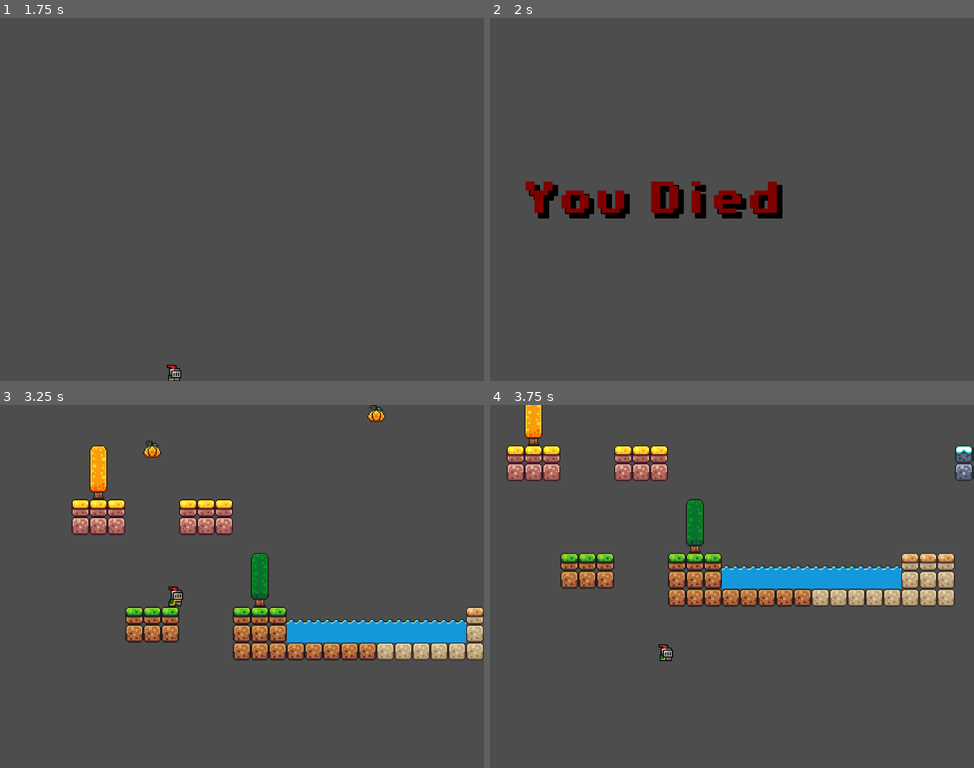
Above: before the commit, frames 1-4 (two rows, left to right).
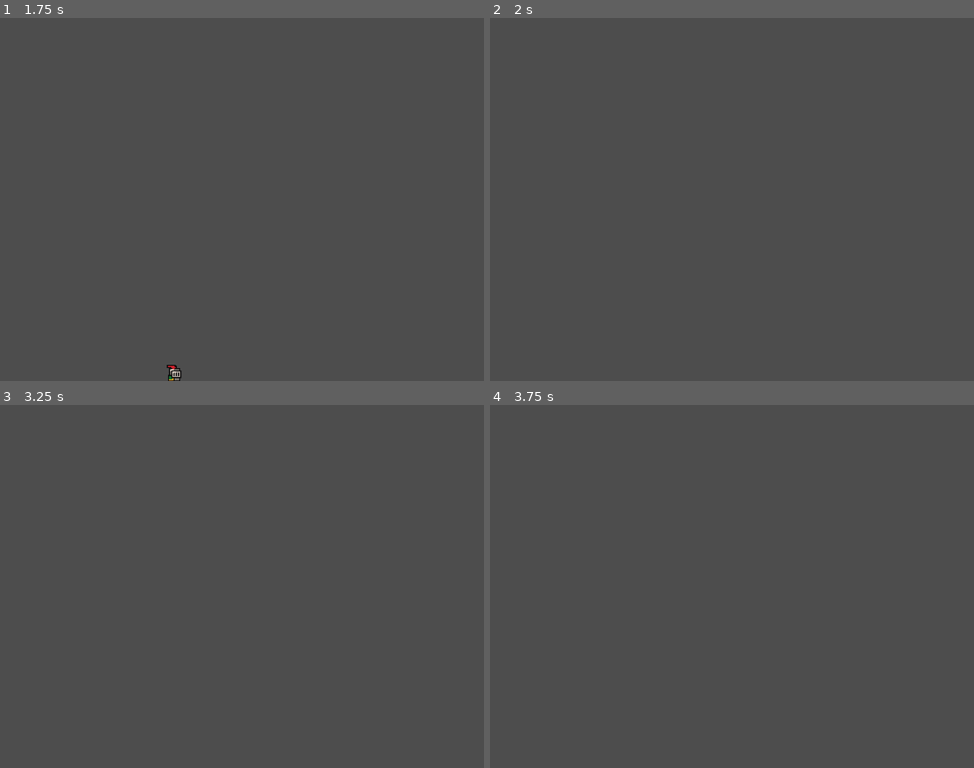
Above: after the commit, the same moments.

Repository: R3nthgar/Gamejam-2025
Game: Godot game, scene res://scenes/game.tscn
The game is run twice, just before and just after one commit, with the same random seed, the same clock (stepped at 60 frames per second) and the same inputs.
Inputs:
- Up to frame 1 (1.75 s): hold D (Right) from 0.53 s (still down); tap Q (Grapple) at 0.6, 1.35 s; tap Space (Jump) at 0.77, 1.52 s
- Up to frame 2 (2 s): keep holding D (Right)
- Up to frame 3 (3.25 s): release D (Right) at 2.03 s; hold A (Left) 2.03-2.78 s; tap Q (Grapple) at 2.1, 2.85 s; tap Enter at 2.75 s; hold D (Right) from 2.78 s (still down); tap Space (Jump) at 3.02 s
- Up to frame 4 (3.75 s): keep holding D (Right); tap Q (Grapple) at 3.6 s

Frame 1 is identical in both runs. In frame 2, 3.1% of the frame differs, in the area x 7-61%, y 44-56%; in frame 3, 11%; in frame 4, 11%, in the area x 3-100%, y 0-71%.

Commit message:
Victory zone added
There is now a collider that prints a victory message.

Diff:
--- a/project.godot
+++ b/project.godot
@@ -12,7 +12,7 @@
 
 config/name="Gamejam 2025"
 run/main_scene="res://scenes/game.tscn"
-config/features=PackedStringArray("4.5", "Forward Plus")
+config/features=PackedStringArray("4.4", "Forward Plus")
 config/icon="res://icon.svg"
 
 [input]
--- a/scenes/game.tscn
+++ b/scenes/game.tscn
@@ -7,6 +7,7 @@
 [ext_resource type="PackedScene" uid="uid://blobmlqq6cr8h" path="res://scenes/hurtbox.tscn" id="5_arpf6"]
 [ext_resource type="FontFile" uid="uid://dm6d4x56a0sv3" path="res://assets/brackeys_platformer_assets/fonts/PixelOperator8-Bold.ttf" id="6_7nr52"]
 [ext_resource type="PackedScene" uid="uid://ylahwup7tdb4" path="res://scenes/grapple_point.tscn" id="7_wobke"]
+[ext_resource type="PackedScene" uid="uid://dkrut8du02fcw" path="res://victory_zone.tscn" id="8_gee14"]
 
 [sub_resource type="TileSetAtlasSource" id="TileSetAtlasSource_lnu2h"]
 texture = ExtResource("2_yqjtg")
@@ -265,3 +266,7 @@
 [node name="Offscreen" type="Node2D" parent="."]
 unique_name_in_owner = true
 position = Vector2(427, 1092)
+
+[node name="VictoryZone" parent="." instance=ExtResource("8_gee14")]
+unique_name_in_owner = true
+position = Vector2(697, 43)
--- a/scenes/killzone.tscn
+++ b/scenes/killzone.tscn
@@ -1,9 +1,9 @@
 [gd_scene load_steps=2 format=3 uid="uid://b3vx2c5tnp1th"]
 
-[ext_resource type="Script" path="res://scripts/killzone.gd" id="1_xlapc"]
+[ext_resource type="Script" uid="uid://b775nx7w2cee8" path="res://scripts/killzone.gd" id="1_xlapc"]
 
 [node name="Killzone" type="Area2D"]
-collision_mask = 4
+collision_layer = 68
 script = ExtResource("1_xlapc")
 
 [connection signal="body_entered" from="." to="." method="_on_body_entered"]
--- a/scripts/player.gd
+++ b/scripts/player.gd
@@ -14,7 +14,7 @@
 @onready var death: Label = $"../CanvasLayer/Death"
 @onready var death_timer: Timer = $DeathTimer
 @onready var offscreen: Node2D = %Offscreen
-
+@onready var victory_zone: Area2D = %VictoryZone
 const SPEED = 130.0
 const JUMP_VELOCITY = -300.0
 var stringlength = 100
@@ -220,3 +220,5 @@
 func _on_death_timeout() -> void:
 	get_tree().reload_current_scene()
 	Engine.time_scale=1
+func triumph():
+	print("Victory...has been obtained.")
--- /dev/null
+++ b/victory_zone.gd
@@ -0,0 +1,5 @@
+extends Area2D
+
+
+func _on_body_entered(body: Node2D) -> void:
+	body.triumph()
--- /dev/null
+++ b/victory_zone.tscn
@@ -0,0 +1,15 @@
+[gd_scene load_steps=3 format=3 uid="uid://dkrut8du02fcw"]
+
+[ext_resource type="Script" uid="uid://dw42ld0wtu3mt" path="res://victory_zone.gd" id="1_l2p5h"]
+
+[sub_resource type="RectangleShape2D" id="RectangleShape2D_3xw4k"]
+
+[node name="VictoryZone" type="Area2D"]
+collision_layer = 0
+collision_mask = 64
+script = ExtResource("1_l2p5h")
+
+[node name="CollisionShape2D" type="CollisionShape2D" parent="."]
+shape = SubResource("RectangleShape2D_3xw4k")
+
+[connection signal="body_entered" from="." to="." method="_on_body_entered"]
Not shown: 1 places in scenes/game.tscn that only renumber resources
Not shown, added: victory_zone.gd.uid
Not shown, added: .gitignore
